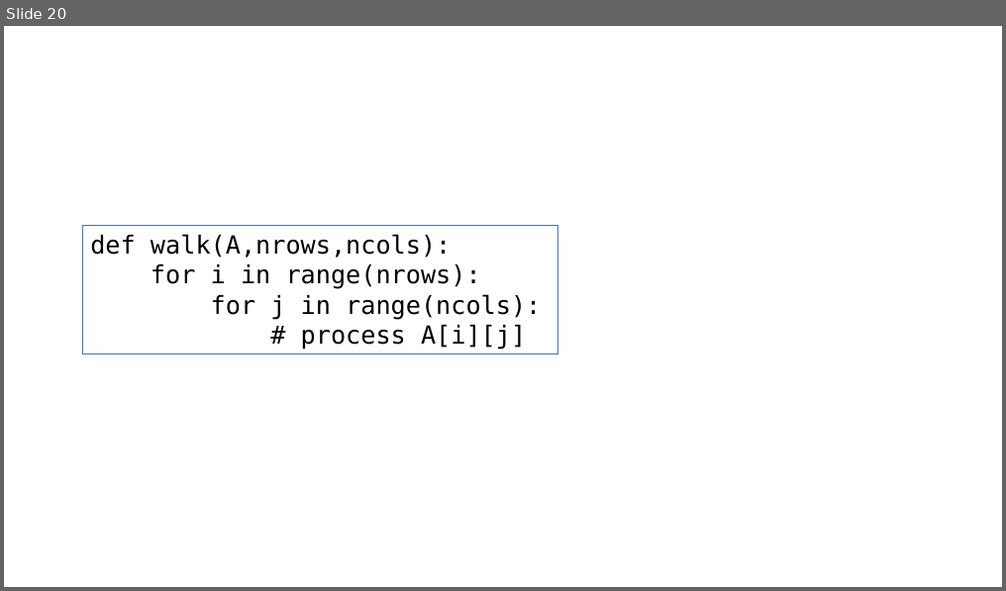
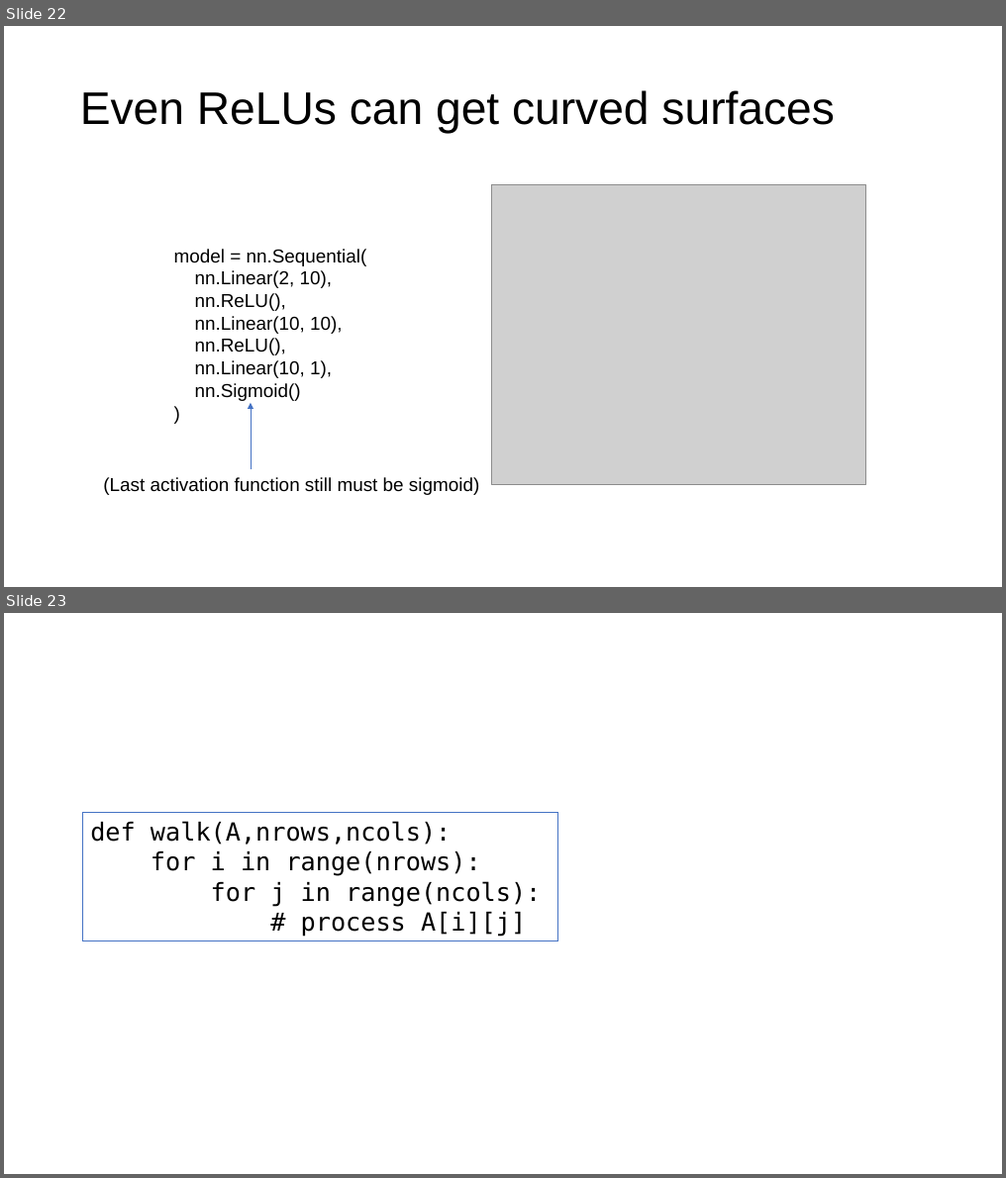
Before and after one commit to parrt/fundamentals-of-deep-learning, a slide deck: lectures/intro.pptx. Shown one above the other, each under a label of ours: slide 20 before the commit, slides 22 and 23 after it. The pictures are 1006x591 and 1006x1178 pixels, drawn with LibreOffice and Linux fonts; fonts in the diff are those of the drawing; grey boxes stand for pictures; background and template pictures are left out. Boxes give left, top, right and bottom in pixels: in the first picture for what was removed or moved away, otherwise in the second. Text is boxed around its words. In the diff, an @@ line names an element or a change of style, - is before the commit and + after.

```diff
--- a/lectures/intro.pptx
+++ b/lectures/intro.pptx
@@ slide 22 added at (4, 26, 1002, 587), background #FFFFFF @@
@@ title added at (80, 90, 835, 134), 44 pt, text #000000 @@
+Even ReLUs can get curved surfaces
@@ picture added at (491, 185, 865, 485) @@
@@ text added at (174, 249, 367, 401), 18 pt, text #000000 @@
+model = nn.Sequential(
+nn.Linear(2, 10),
+nn.ReLU(),
+nn.Linear(10, 10),
+nn.ReLU(),
+nn.Linear(10, 1),
+nn.Sigmoid()
+)
@@ arrow added from (251, 470) to (251, 403), #4472C4 0.5 pt @@
@@ text added at (103, 477, 479, 495), 18 pt, text #000000 @@
+(Last activation function still must be sigmoid)
@@ what was slide 20 is now slide 23 @@
```
Also in this commit, not shown: 13 slides changed, 6 other slides added, 4 slides removed, 8 other files.
